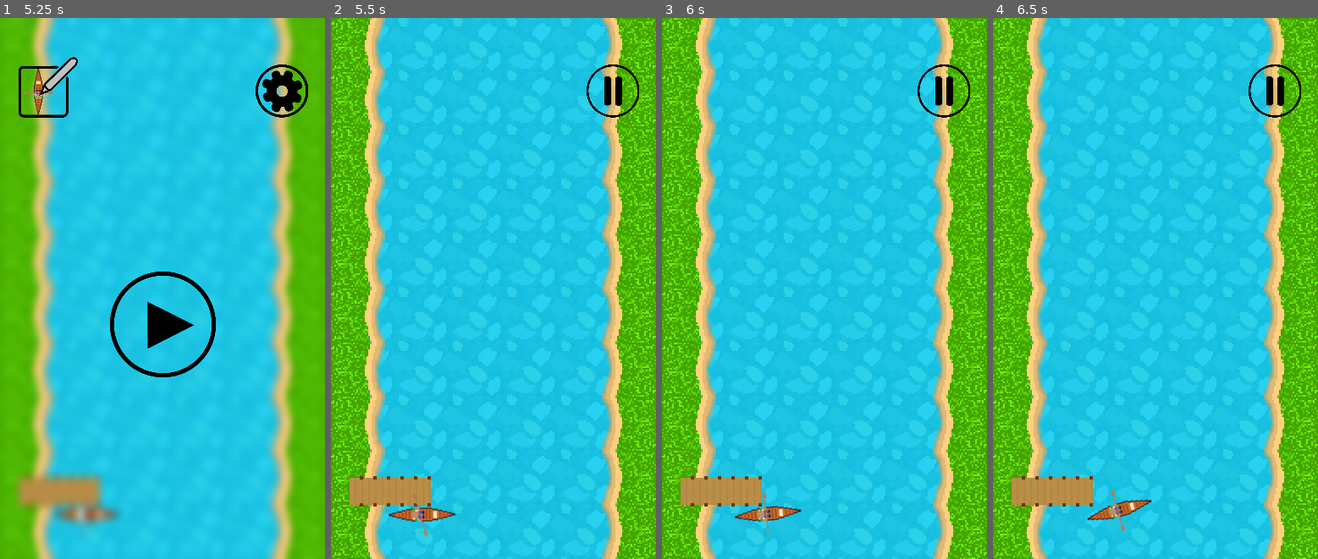
Above: before the commit, frames 1-4 (left to right).
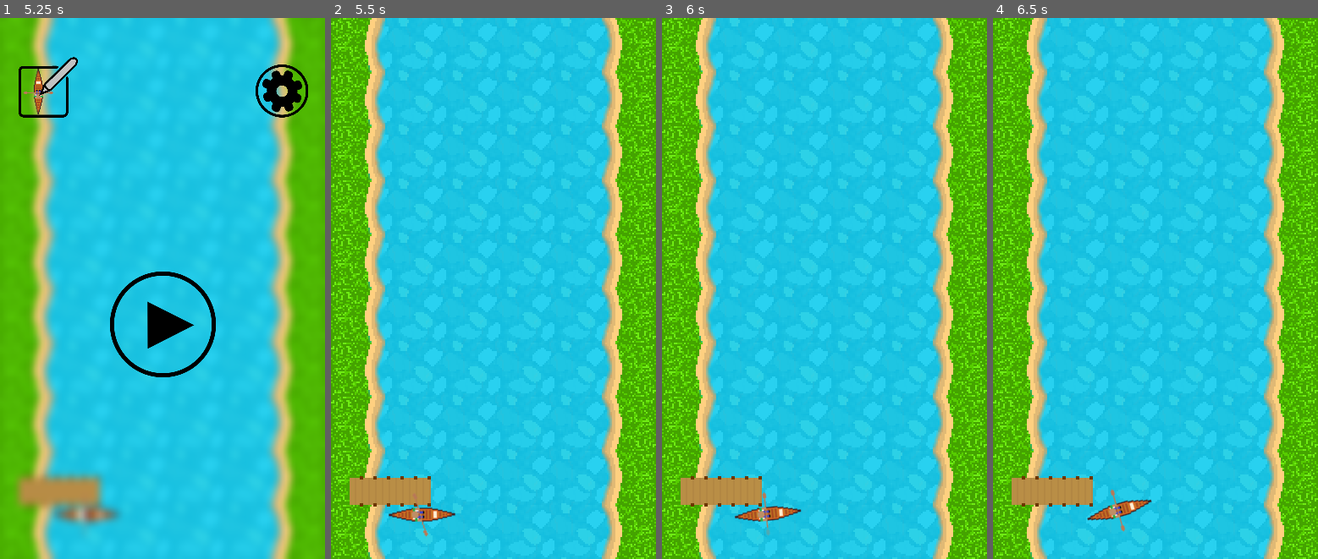
Above: after the commit, the same moments.

Repository: Sean-PB/MyProjects
Game: Godot game, scene res://Main.tscn
Two runs of this game, one before a commit and one after it. Both use one fixed random seed, a clock stepped at 60 frames per second and the inputs below. Sound files missing from this copy of the repository are replaced by a short silence.
Inputs (mouse positions are in pixels of both pictures, inside the frame that each line leads up to):
- Up to frame 1 (5.25 s): tap Enter at 0.5, 2, 3.5 s; move the mouse to (234, 261) at 0.52 s; click (234, 261) at 0.67 s; tap Space at 1.25, 2.75, 4.25 s; drag from (97, 315) to (146, 396) at 1.27 s; move the mouse to (195, 169) at 2.02 s; click (195, 169) at 2.17 s; drag from (146, 396) to (65, 207) at 2.77 s; move the mouse to (260, 369) at 3.52 s; click (260, 369) at 3.67 s; drag from (65, 207) to (113, 153) at 4.27 s; move the mouse to (178, 288) at 5.02 s; click (178, 288) at 5.17 s
- Up to frame 2 (5.5 s): no input
- Up to frame 3 (6 s): drag from (775, 153) to (759, 315) at 5.77 s
- Up to frame 4 (6.5 s): no input

Frame 1 is identical in both runs. In frame 2, 0.4% of the frame differs, in the area x 78-95%, y 8-19%; in frame 3, 0.4%; in frame 4, 0.4%.
Error in both runs: Attempt to call function 'show' in base 'null instance' on a null instance. (res://SettingsMenu.gd:56)

Commit message:
Fixed issues
- Pause shows after leave dock is finished again. I'll have to spend more time making it work the other way.
- Fixed a button issue

Diff:
--- a/GodotProjects/Relaxing River/Main.gd
+++ b/GodotProjects/Relaxing River/Main.gd
@@ -54,6 +54,7 @@
 			playing = true
 
 	if playing == true:
+		$Camera2D/Pause.show()
 		$Camera2D.position.y = $Player.position.y
 		spawn_world()
 
@@ -63,7 +64,6 @@
 # ------------------------------------------------------------------------------
 func _on_Start_released():
 	# Show things
-	$Camera2D/Pause.show()
 	$Camera2D/Start.hide()
 	$Camera2D/EditCharacter.hide()
 	$Camera2D/Blur.hide()
@@ -97,7 +97,7 @@
 	$Camera2D/Pause.show()
 	$Camera2D/Play.hide()
 	$Camera2D/CharacterSelection.hide()
-	$Camera2D/CharacterSelection._on_Exit_released()
+	$Camera2D/CharacterSelection._on_Exit_pressed()
 	$Camera2D/SettingsMenu.hide()
 	$Camera2D/SettingsMenu._on_Cancel_pressed()
 	$Camera2D/EditCharacter.hide()
